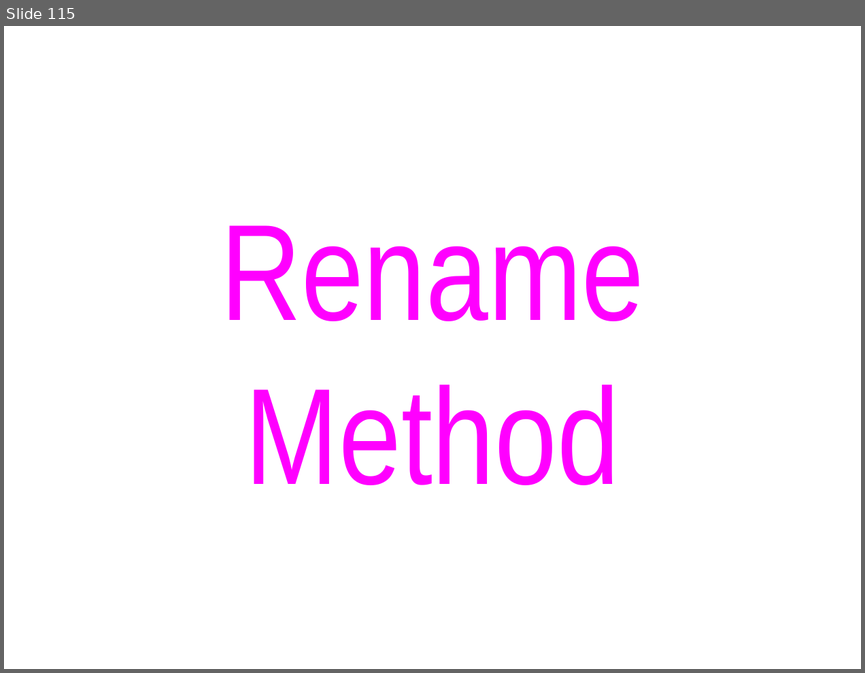
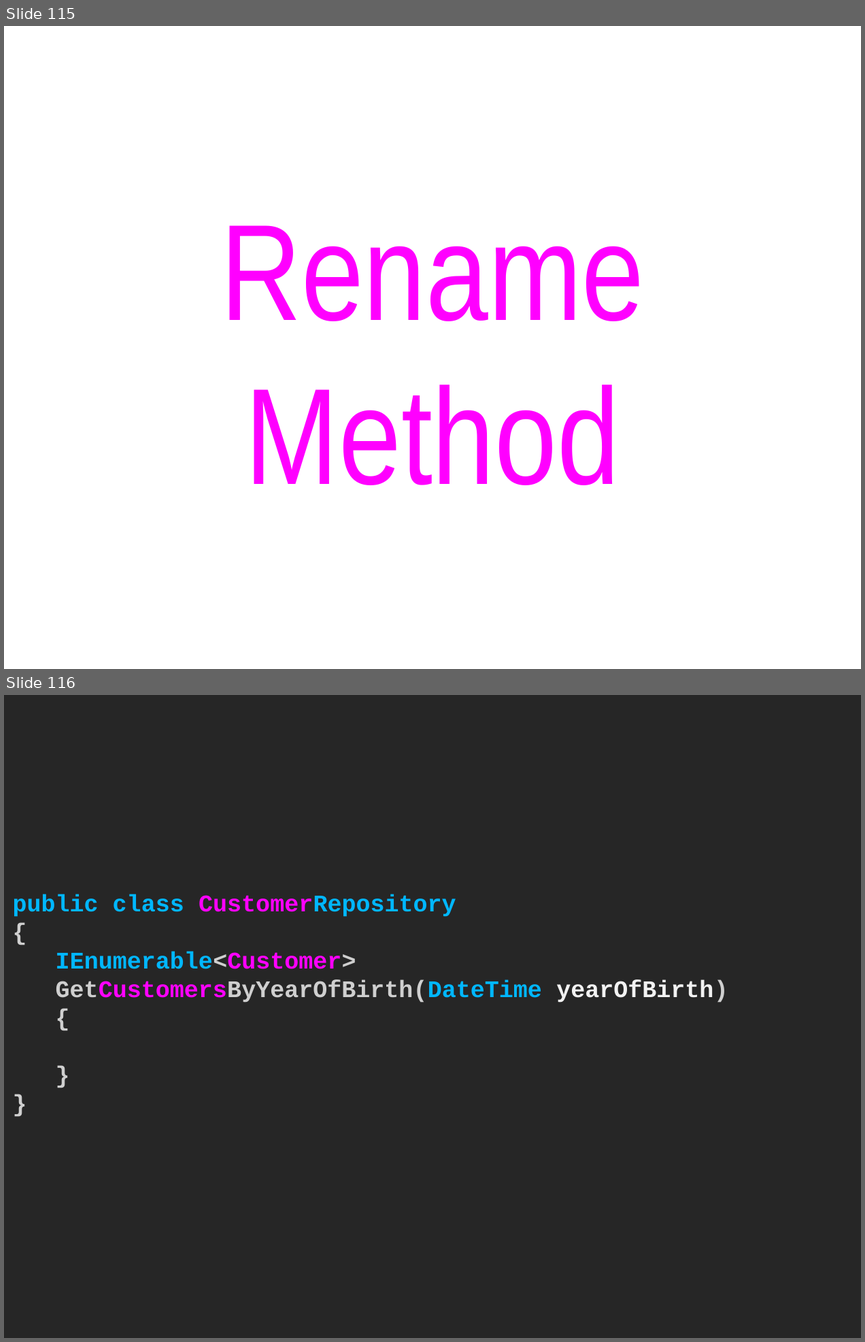
Before and after one commit to cessor/empathiccode, a slide deck: EmpathicRefactoring.pptx. Shown one above the other, each under a label of ours: slide 115 before the commit, slides 115 and 116 after it. The pictures are 865x673 and 865x1342 pixels, drawn with LibreOffice and Linux fonts; fonts in the diff are those of the drawing. Boxes give left, top, right and bottom in pixels: in the first picture for what was removed or moved away, otherwise in the second. Text is boxed around its words. In the diff, an @@ line names an element or a change of style, - is before the commit and + after.

```diff
--- a/EmpathicRefactoring.pptx
+++ b/EmpathicRefactoring.pptx
@@ slide 116 added at box(4, 695, 861, 1338), background #FFFFFF @@
@@ title added at box(4, 695, 861, 1338), fill #262626, 20 pt, text #00B7FF, bold @@
+public class CustomerRepository
+{
+IEnumerable<Customer>
+GetCustomersByYearOfBirth(DateTime yearOfBirth)
+{
+}
+}
```
Also in this commit, not shown: 14 other slides added, 3 slides removed.
